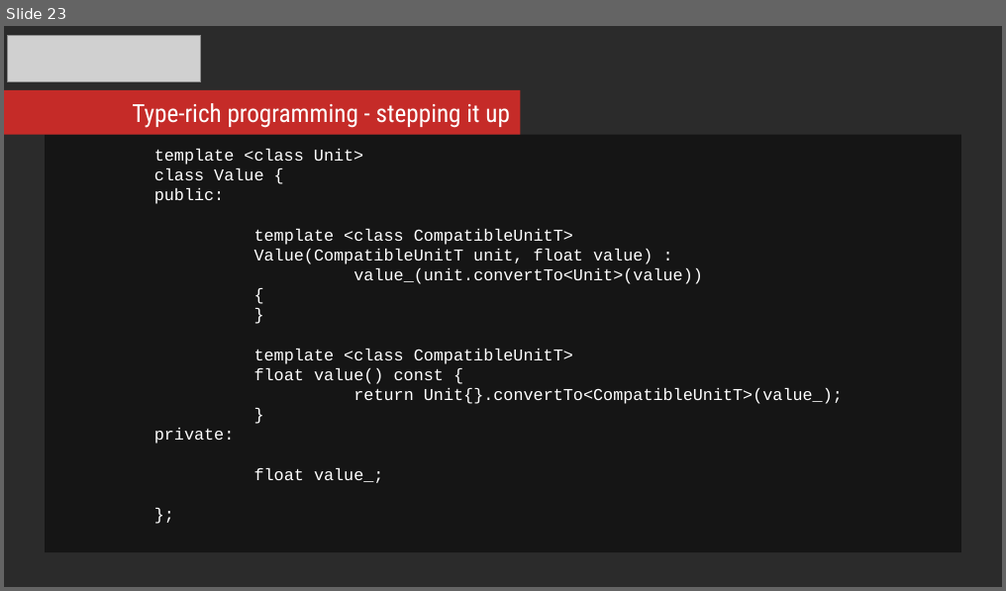
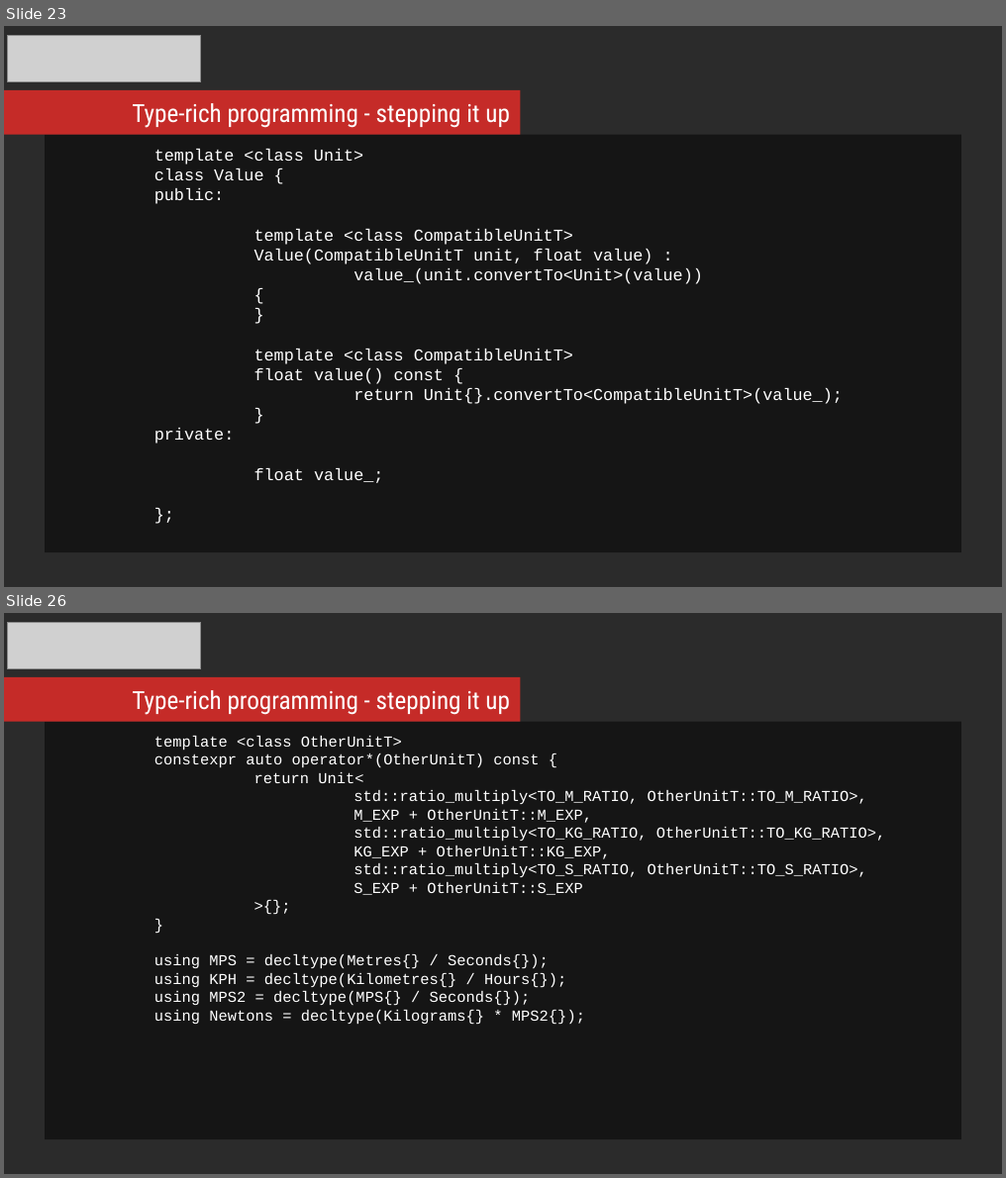
Before and after one commit to mikosz/type-safety, a slide deck: ask-not-what-you-can-do-for-the-compiler.odp. Shown one above the other, each under a label of ours: slide 23 before the commit, slides 23 and 26 after it; the slides between them are not shown. The pictures are 1006x591 and 1006x1178 pixels, drawn with LibreOffice and Linux fonts; fonts in the diff are those of the drawing; grey boxes stand for pictures; background and template pictures are left out; a plain dark background stands for a picture behind light text. Boxes give left, top, right and bottom in pixels: in the first picture for what was removed or moved away, otherwise in the second. Text is boxed around its words. In the diff, an @@ line names an element or a change of style, - is before the commit and + after.

Commit message:
Fixed compilation benchmark templates. Finished slides for unit

```diff
--- a/ask-not-what-you-can-do-for-the-compiler.odp
+++ b/ask-not-what-you-can-do-for-the-compiler.odp
@@ slide 26 added at [4,613,1002,1174], background picture (left out) @@
@@ picture added at [8,622,202,668] @@
@@ rectangle added at [4,677,520,721], fill #C52B28 @@
@@ text added at [132,690,510,715], 18 pt, text #FFFFFF @@
+Type-rich programming - stepping it up
@@ rectangle added at [45,722,961,1140], fill #000000 at 51% opacity, 11 pt, text #FFFFFF @@
+template <class OtherUnitT>
+constexpr auto operator*(OtherUnitT) const {
+return Unit<
+std::ratio_multiply<TO_M_RATIO, OtherUnitT::TO_M_RATIO>,
+M_EXP + OtherUnitT::M_EXP,
+std::ratio_multiply<TO_KG_RATIO, OtherUnitT::TO_KG_RATIO>,
+KG_EXP + OtherUnitT::KG_EXP,
+std::ratio_multiply<TO_S_RATIO, OtherUnitT::TO_S_RATIO>,
+S_EXP + OtherUnitT::S_EXP
+>{};
+}
+using MPS = decltype(Metres{} / Seconds{});
+using KPH = decltype(Kilometres{} / Hours{});
+using MPS2 = decltype(MPS{} / Seconds{});
+using Newtons = decltype(Kilograms{} * MPS2{});
```
Also in this commit, not shown: 3 other slides added, 4 other files.
